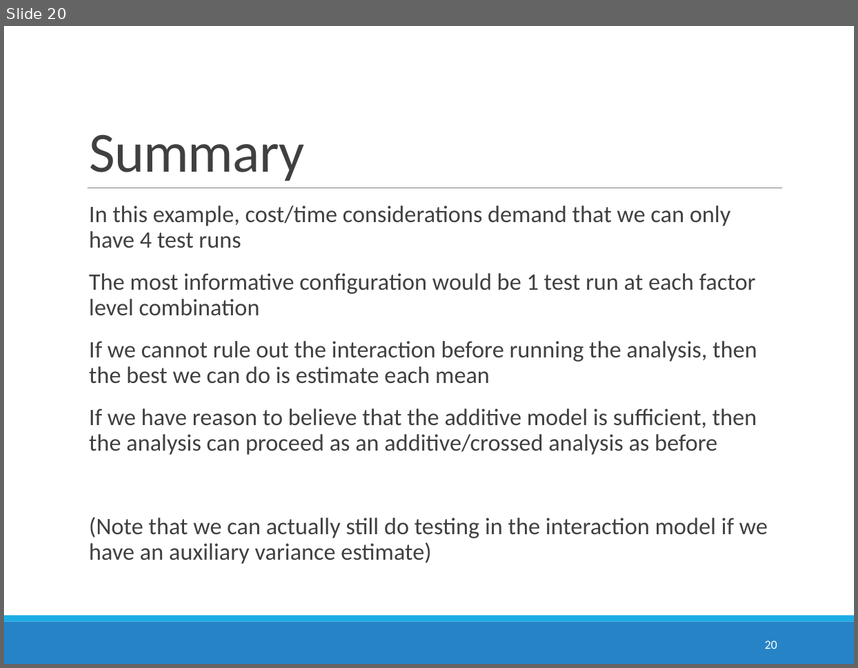
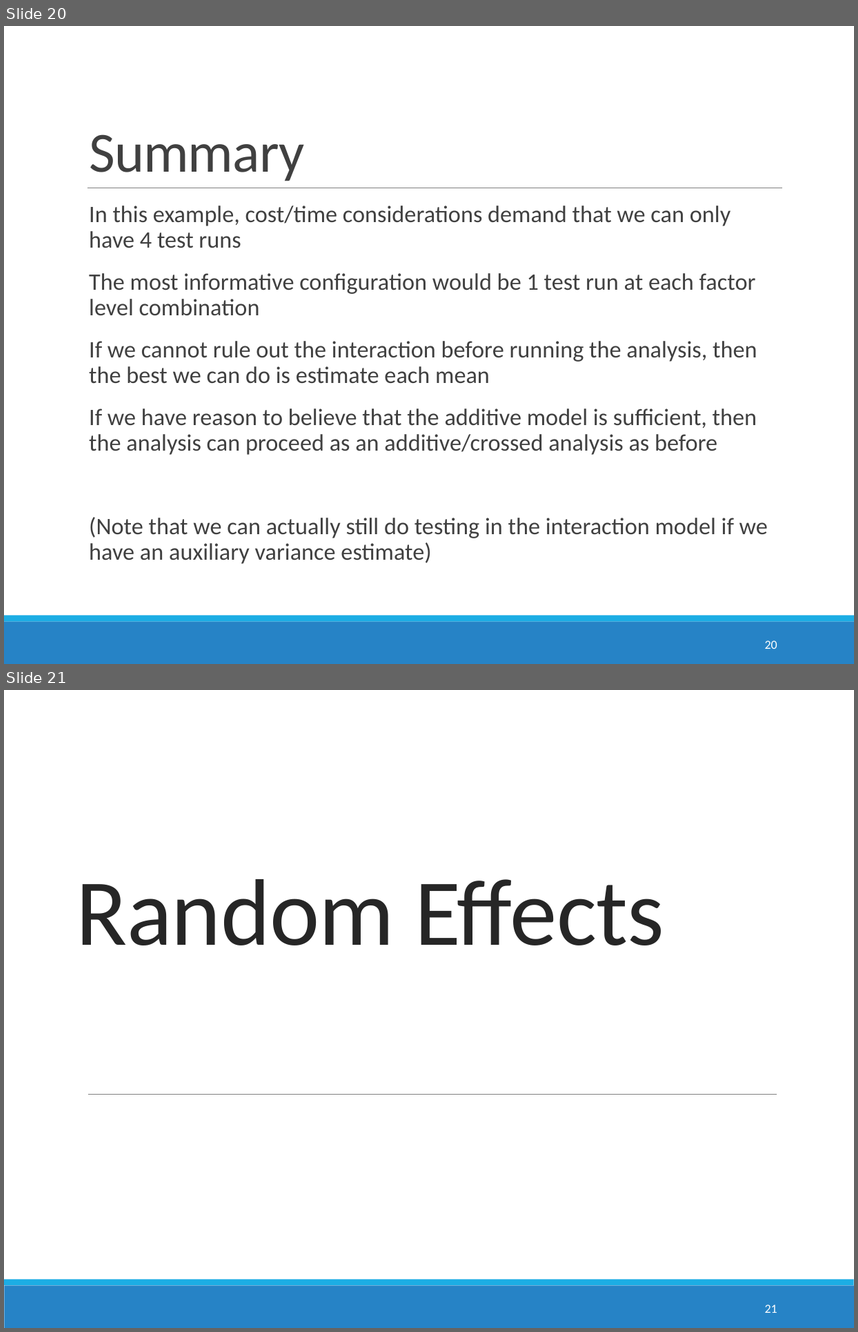
Before and after one commit to STAT6302/lectures, a slide deck: multiWayANOVA/14_multifactorStudiesWithoutReplication.pptx. Shown one above the other, each under a label of ours: slide 20 before the commit, slides 20 and 21 after it. The pictures are 858x668 and 858x1332 pixels, drawn with LibreOffice and Linux fonts; fonts in the diff are those of the drawing. Boxes give left, top, right and bottom in pixels: in the first picture for what was removed or moved away, otherwise in the second. Text is boxed around its words. In the diff, an @@ line names an element or a change of style, - is before the commit and + after.

```diff
--- a/multiWayANOVA/14_multifactorStudiesWithoutReplication.pptx
+++ b/multiWayANOVA/14_multifactorStudiesWithoutReplication.pptx
@@ slide 21 added at (4,690,854,1328), background #FFFFFF; not listed: 2 template elements that a slide beside it also shows @@
@@ title added at (76,879,664,945), 80 pt, text #262626 @@
+Random Effects
@@ line added from (88, 1094) to (777, 1094), #808080 0.5 pt @@
@@ page number added at (765,1304,777,1312), 10.5 pt, text #FFFFFF @@
+21
```
Also in this commit, not shown: 1 slide changed, 5 other slides added, 2 other files.
